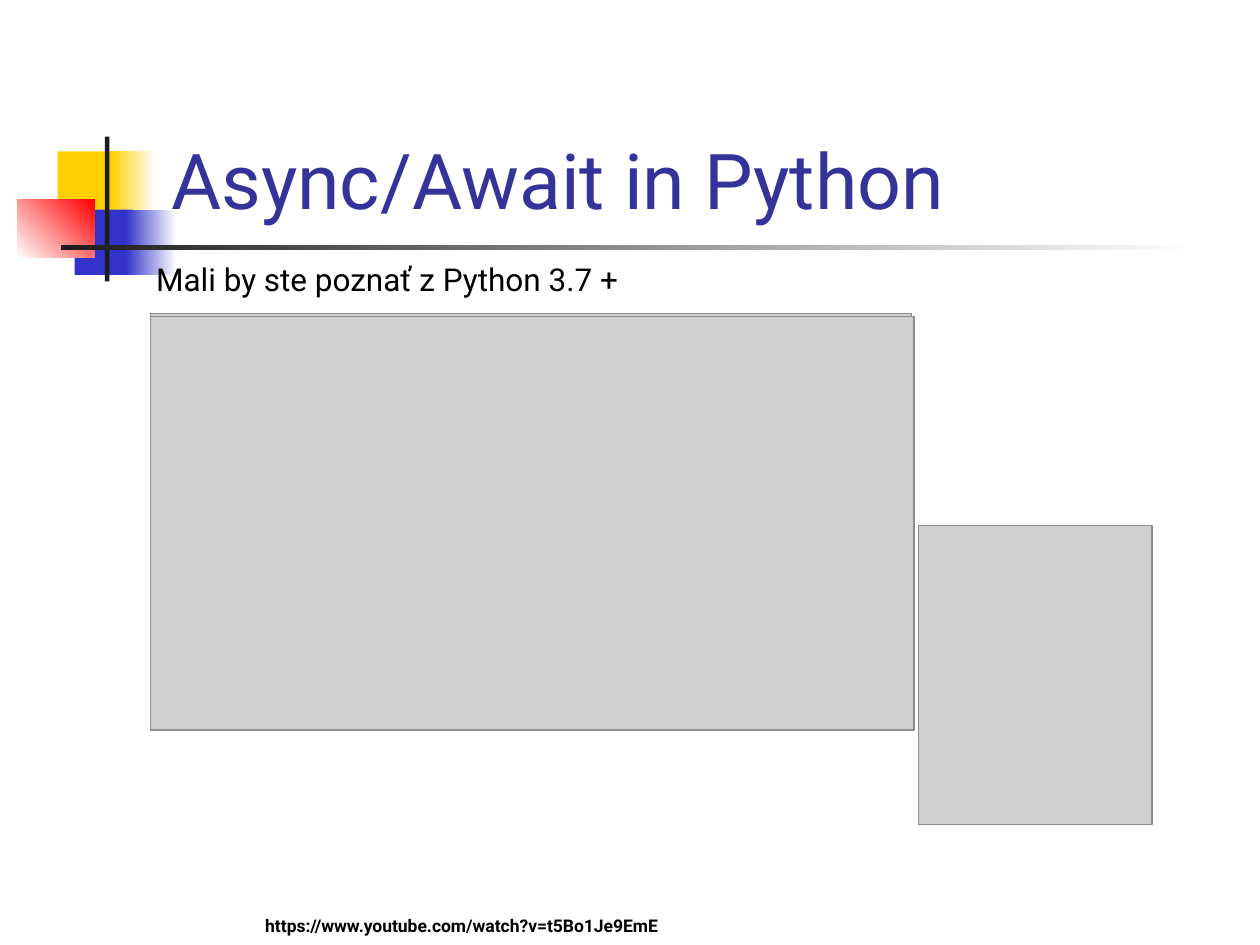
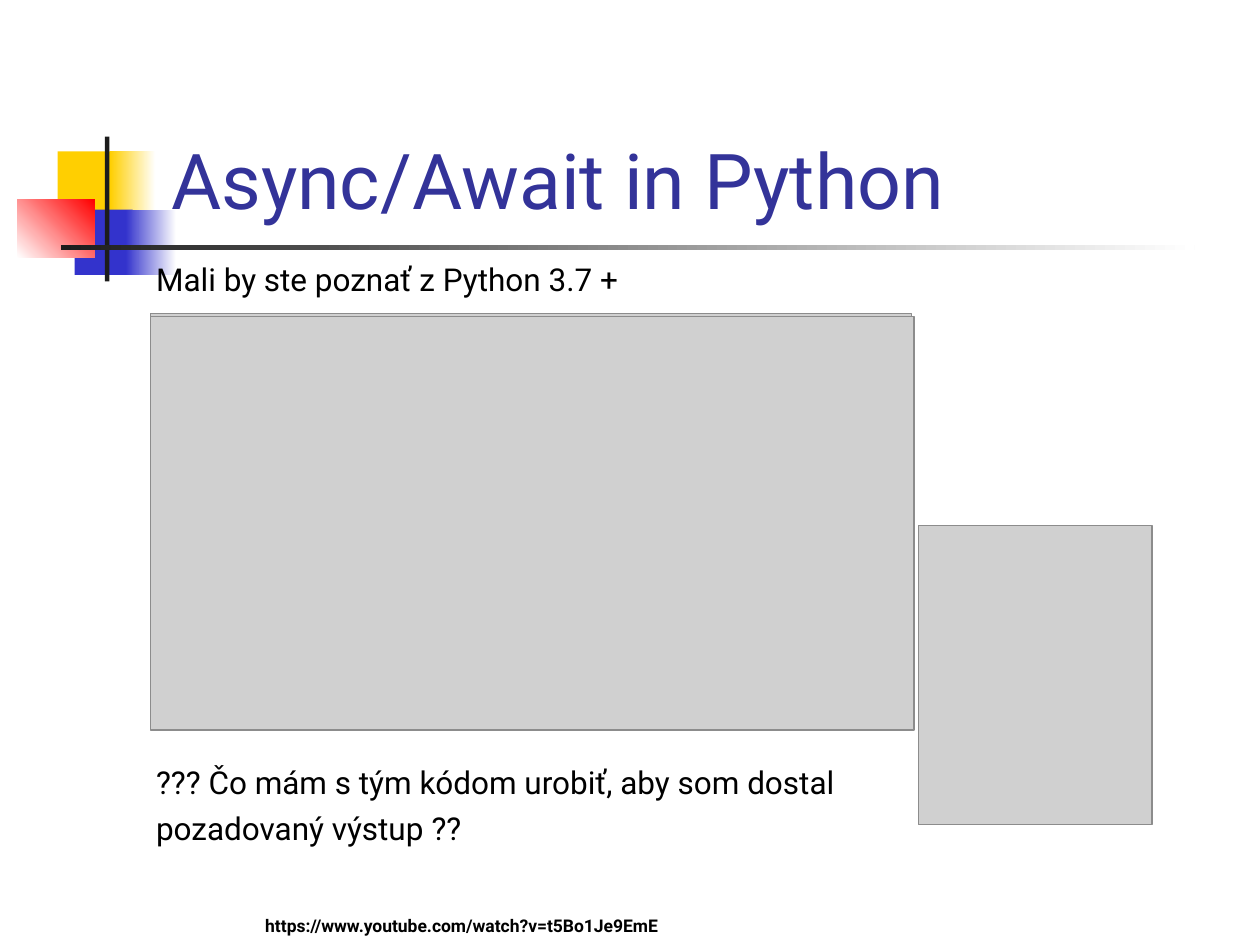
Before and after one commit to vmandro/Prednasky, a slide deck: slide 9 of 10/10_Android.ppt. Drawn at 1260x945 pixels with LibreOffice and Linux fonts; fonts in the diff are those of the drawing; grey boxes stand for pictures. Boxes give left, top, right and bottom in pixels: in the first picture for what was removed or moved away, otherwise in the second. Text is boxed around its words. In the diff, an @@ line names an element or a change of style, - is before the commit and + after.

```diff
--- a/10/10_Android.ppt
+++ b/10/10_Android.ppt
@@ text at box(156, 765, 834, 847): paragraphs added @@
+??? Čo mám s tým kódom urobiť, aby som dostal
+pozadovaný výstup ??
```
Also in this commit, not shown: 10 other slides changed, 2 other files.
